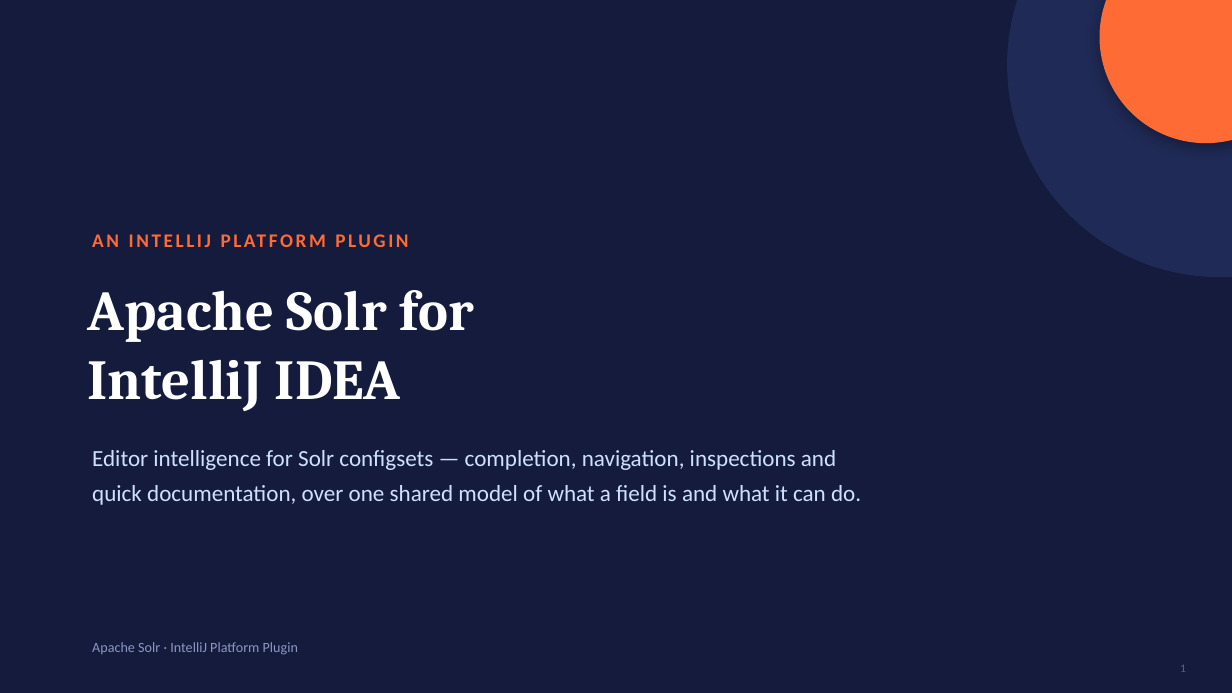
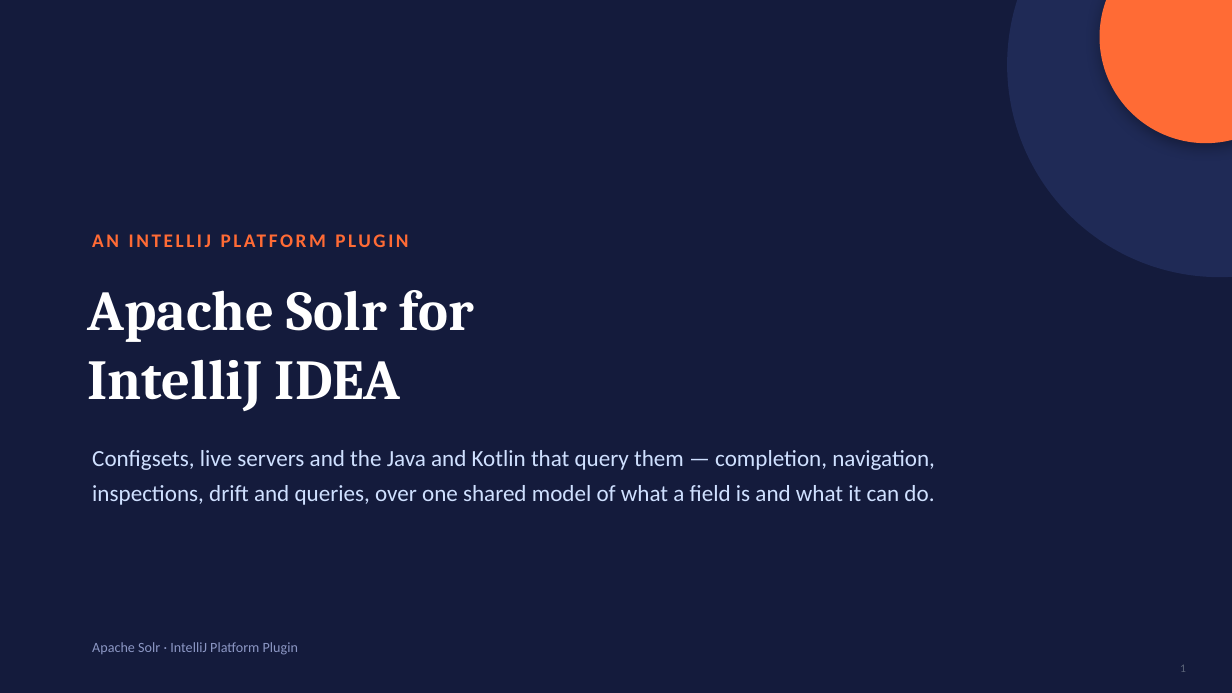
Before and after one commit to adityamparikh/solr-intellij-plugin, a slide deck: slide 1 of docs/presentation/solr-intellij-plugin.pptx. Drawn at 1232x693 pixels with LibreOffice and Linux fonts; fonts in the diff are those of the drawing. Boxes give left, top, right and bottom in pixels: in the first picture for what was removed or moved away, otherwise in the second. Text is boxed around its words. In the diff, an @@ line names an element or a change of style, - is before the commit and + after.

```diff
--- a/docs/presentation/solr-intellij-plugin.pptx
+++ b/docs/presentation/solr-intellij-plugin.pptx
@@ text at (92,450,935,505): text changed @@
-Editor intelligence for Solr configsets — completion, navigation, inspections and
-quick documentation, over one shared model of what a field is and what it can do.
+Configsets, live servers and the Java and Kotlin that query them — completion, navigation,
+inspections, drift and queries, over one shared model of what a field is and what it can do.
```
Also in this commit, not shown: 3 other slides changed, 16 slides added, 2 other files.
